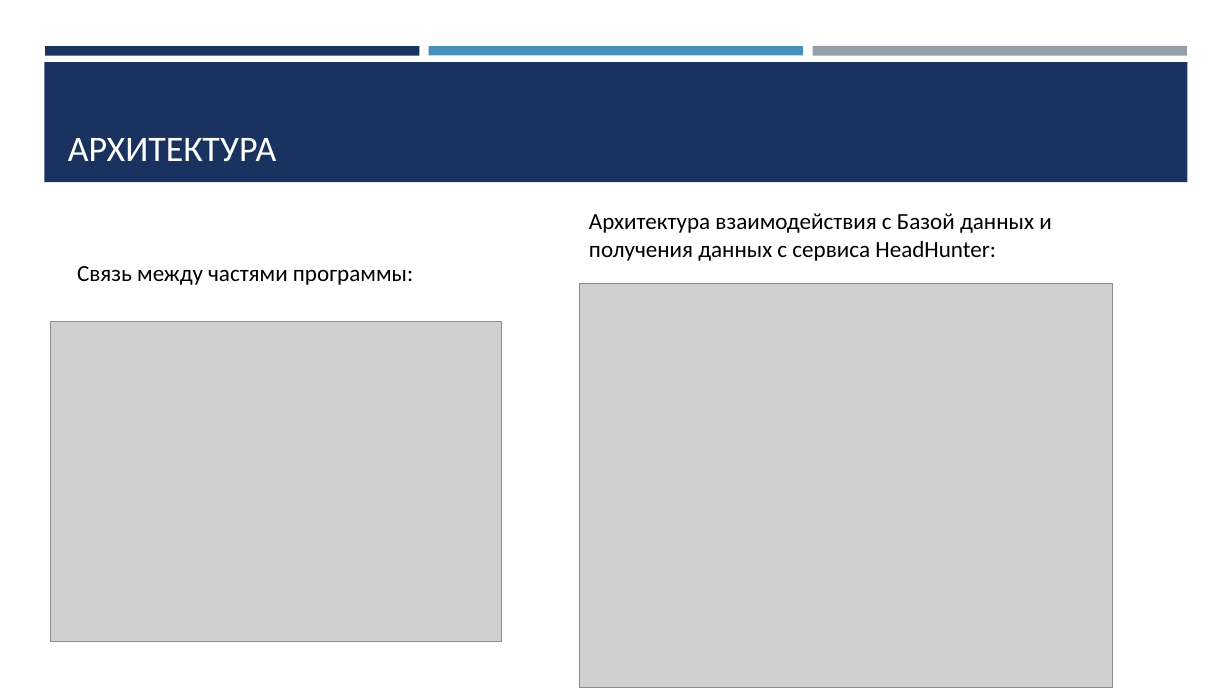
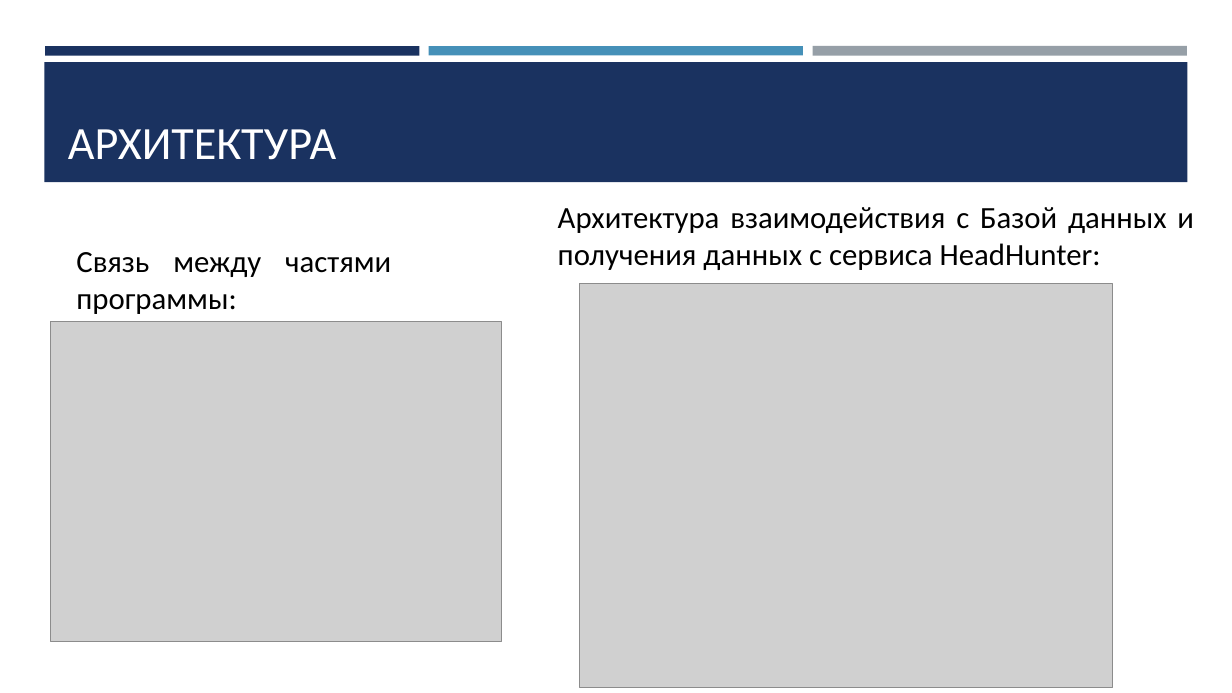
Before and after one commit to JaydenPears/Search-Profession, a slide deck: slide 7 of Документация/Презентация по Проектной работе «Search Profession».pptx. Drawn at 1232x693 pixels with LibreOffice and Linux fonts; fonts in the diff are those of the drawing; grey boxes stand for pictures. Boxes give left, top, right and bottom in pixels: in the first picture for what was removed or moved away, otherwise in the second. Text is boxed around its words. In the diff, an @@ line names an element or a change of style, - is before the commit and + after.

```diff
--- a/Документация/Презентация по Проектной работе «Search Profession».pptx
+++ b/Документация/Презентация по Проектной работе «Search Profession».pptx
@@ title "АРХИТЕКТУРА" at box(68, 129, 336, 160): size 28 to 36 pt @@
@@ text "Архитектура взаимодействия с Базой данных ...": place and size @@
-text "Архитектура взаимодействия с Базой данных ..." at box(589, 213, 1051, 261)
+text "Архитектура взаимодействия с Базой данных ..." at box(558, 207, 1194, 270)
@@ text "Архитектура взаимодействия с Базой данных ..." at box(558, 207, 1194, 270): size 18 to 24 pt; alignment left to justified @@
@@ text "Связь между частями программы:" at box(76, 252, 391, 314): size 18 to 24 pt; alignment left to justified @@
@@ text "Связь между частями программы:": place and size @@
-text "Связь между частями программы:" at box(77, 266, 413, 285)
+text "Связь между частями программы:" at box(76, 252, 391, 314)
```
Also in this commit, not shown: 10 other slides changed.
